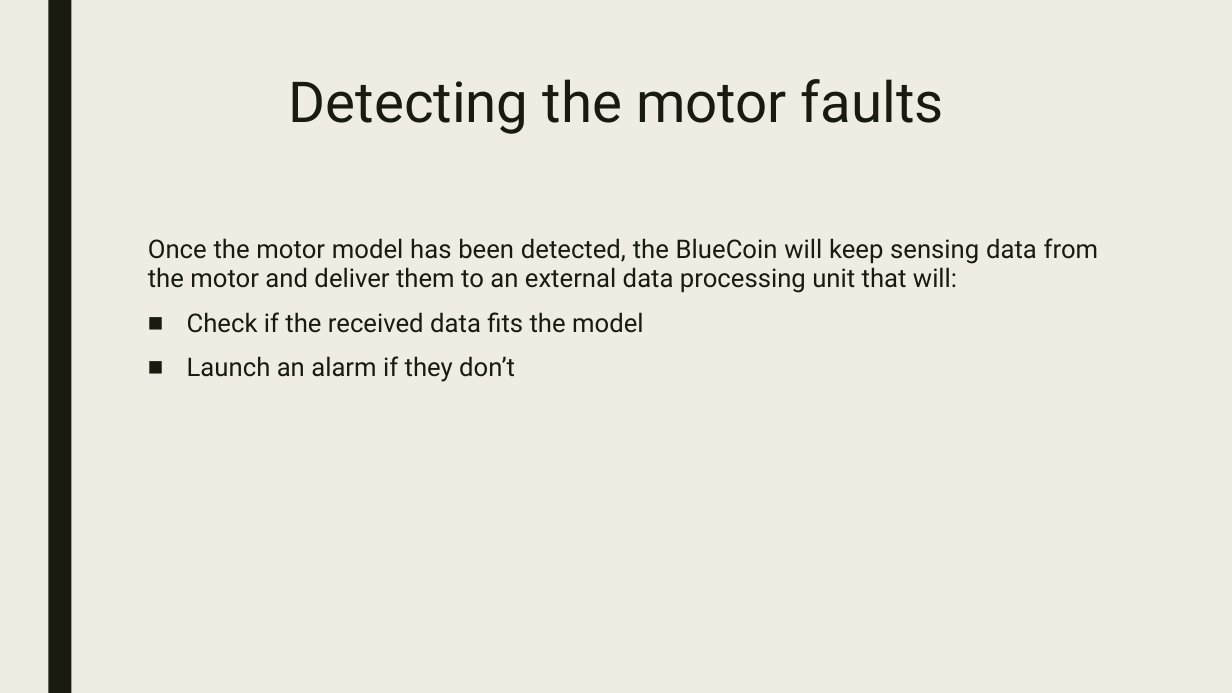
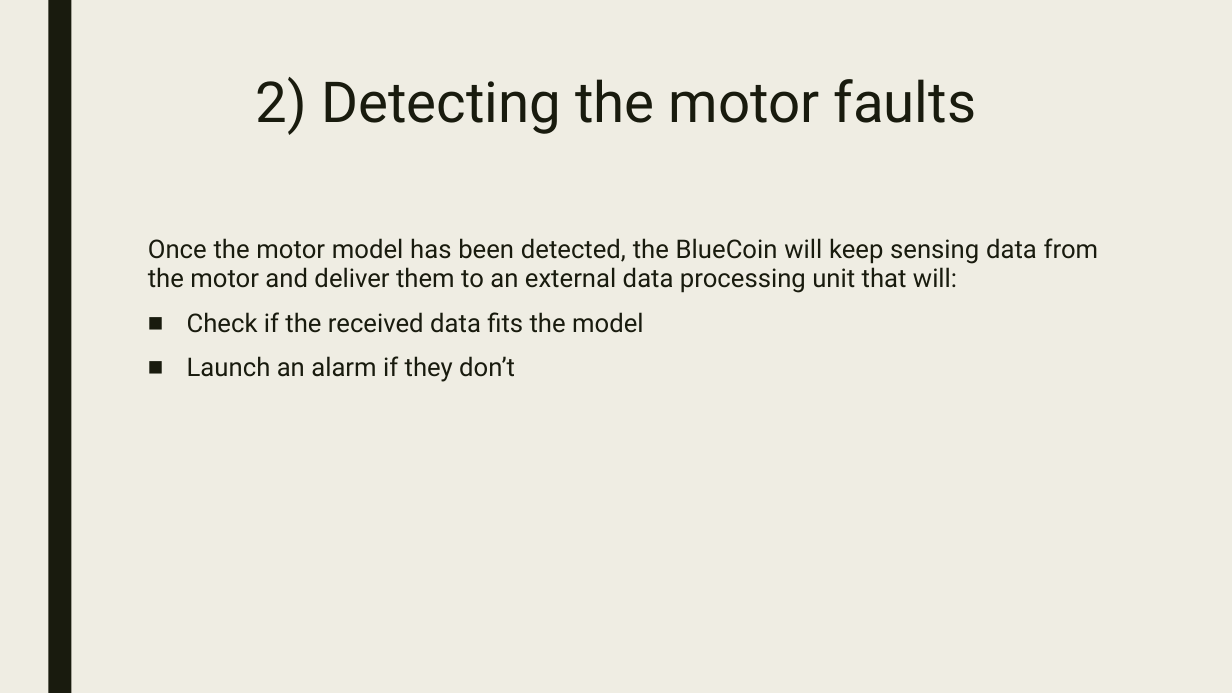
Before and after one commit to urzino/FanMonitoringBlueCoin, a slide deck: slide 7 of Pervasive_presentation_Milestone1_group8.pptx. Drawn at 1232x693 pixels with LibreOffice and Linux fonts; fonts in the diff are those of the drawing. Boxes give left, top, right and bottom in pixels: in the first picture for what was removed or moved away, otherwise in the second. Text is boxed around its words. In the diff, an @@ line names an element or a change of style, - is before the commit and + after.

```diff
--- a/Pervasive_presentation_Milestone1_group8.pptx
+++ b/Pervasive_presentation_Milestone1_group8.pptx
@@ title at bbox=[256, 77, 977, 135]: text changed @@
-Detecting the motor faults
+2) Detecting the motor faults
```
Also in this commit, not shown: 3 other slides changed.
